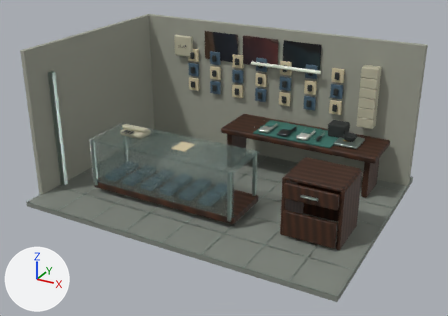
A saved change to the glTF model dist/models/oldlane-shop.glb.
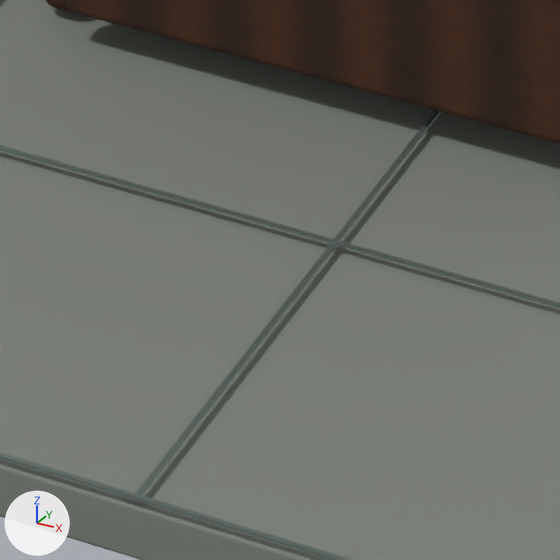
The first picture shows the older version from a 50 mm camera at (6.8, -12.55, 7.11) aimed at (0.07, -0.32, 1.0). The close-ups show the older and then the newer version on the part from 62% to 74% of the width and 74% to 91% of the height of that picture. Only the edits that show in the close-ups are written down. The lights are fixed; the arrows at lower left show +X, +Y and +Z. Where no turn or scale is listed for an object, it has been applied to the vertices.

The older version as bpy lines, for what is in view:
```python
me_cube_042 = bpy.data.meshes.new('Cube.042')
me_cube_042.from_pydata(...)  # 96 vertices, 188 faces; spans x -4.0..4.0, y -3.0..3.0, z -0.06..0.06
me_cube_042.materials.append(mat_old_floor_tiles)  # grey #7e847c
me_cube_052 = bpy.data.meshes.new('Cube.052')
me_cube_052.from_pydata(...)  # 8 vertices, 12 faces; spans x -0.01..0.01, y -3.0..3.0, z 0.0
me_cube_052.materials.append(mat_oxidized_aluminium)  # grey #899993
me_cube_088 = bpy.data.meshes.new('Cube.088')
me_cube_088.from_pydata(...)  # 96 vertices, 188 faces; spans x -0.605..0.605, y -0.04..0.04, z -0.3..0.3
me_cube_088.materials.append(mat_worn_walnut_grain)  # picture img_original_worn_wood
ob_cabinet_lower_front = bpy.data.objects.new('Cabinet_lower_front', me_cube_088)
ob_cabinet_lower_front.location = (2.8, -1.5, 0.36)
ob_floor = bpy.data.objects.new('Floor', me_cube_042)
ob_floor.location = (0.0, 0.0, -0.08)
ob_tile_grout_3 = bpy.data.objects.new('Tile_grout_3', me_cube_052)
ob_tile_grout_3.location = (3.0, 0.0, 0.001)
# also in view: 'Tile_line_3' at (0.0, -3.0, 0.0); 'Tile_line_2' at (0.0, -2.0, 0.0)
```
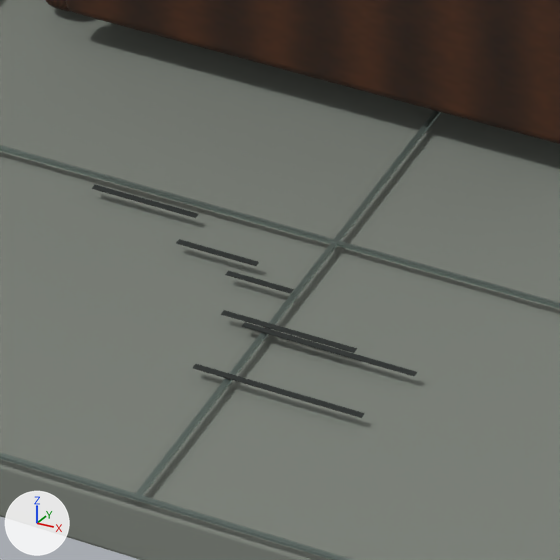
The change in detail:
Mesh me_cube_261 is new.
It is a box spanning x -0.086..0.086, y -0.008..0.008, z -0.001..0.001.
It uses material mat_cable_rubber (black #292e2c).
Mesh me_cube_257 is new.
It is a box spanning x -0.114..0.114, y -0.008..0.008, z -0.001..0.001.
It uses material mat_cable_rubber (black #292e2c).
Mesh me_cube_252 is new.
It is a box spanning x -0.14..0.14, y -0.008..0.008, z -0.001..0.001.
It uses material mat_cable_rubber (black #292e2c).
Mesh me_cube_247 is new.
It is a box spanning x -0.0695..0.0695, y -0.0075..0.0075, z -0.001..0.001.
It uses material mat_cable_rubber (black #292e2c).
Mesh me_cube_243 is new.
It is a box spanning x -0.18..0.18, y -0.008..0.008, z -0.001..0.001.
It uses material mat_cable_rubber (black #292e2c).
Mesh me_cube_241 is new.
It is a box spanning x -0.175..0.175, y -0.008..0.008, z -0.001..0.001.
It uses material mat_cable_rubber (black #292e2c).
Object 'Floor_scuff_30' (ob_floor_scuff_30) is new; it shows me_cube_261.
Its location is (2.812, -2.159, 0.009).
Object 'Floor_scuff_26' (ob_floor_scuff_26) is new; it shows me_cube_257.
Its location is (2.609, -2.053, 0.009).
Object 'Floor_scuff_21' (ob_floor_scuff_21) is new; it shows me_cube_252.
Its location is (3.043, -2.352, 0.009).
Object 'Floor_scuff_16' (ob_floor_scuff_16) is new; it shows me_cube_247.
Its location is (2.926, -2.217, 0.009).
Object 'Floor_scuff_12' (ob_floor_scuff_12) is new; it shows me_cube_243.
Its location is (3.135, -2.372, 0.009).
Object 'Floor_scuff_10' (ob_floor_scuff_10) is new; it shows me_cube_241.
Its location is (3.102, -2.553, 0.009).

Location of each change, [x1, y1, x2, y2] in pixels of the close-ups (560 x 560 px):
'Floor_scuff_12', added: after [242, 322, 417, 376]
'Floor_scuff_10', added: after [193, 364, 364, 418]
'Floor_scuff_21', added: after [221, 310, 357, 353]
'Floor_scuff_26', added (black): after [92, 185, 198, 218]
'Floor_scuff_30', added (black): after [176, 239, 259, 266]
'Floor_scuff_16', added: after [225, 271, 294, 294]
